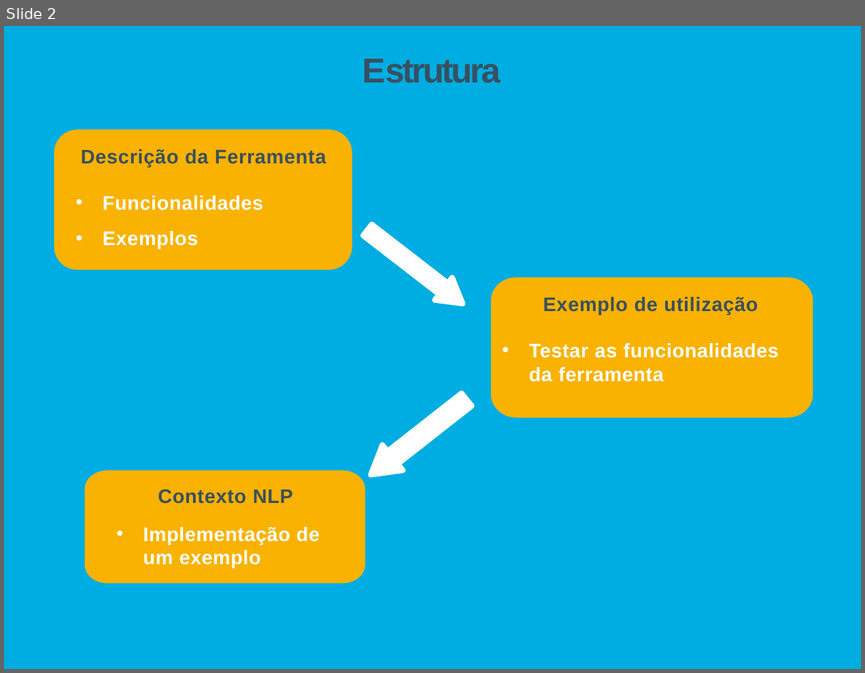
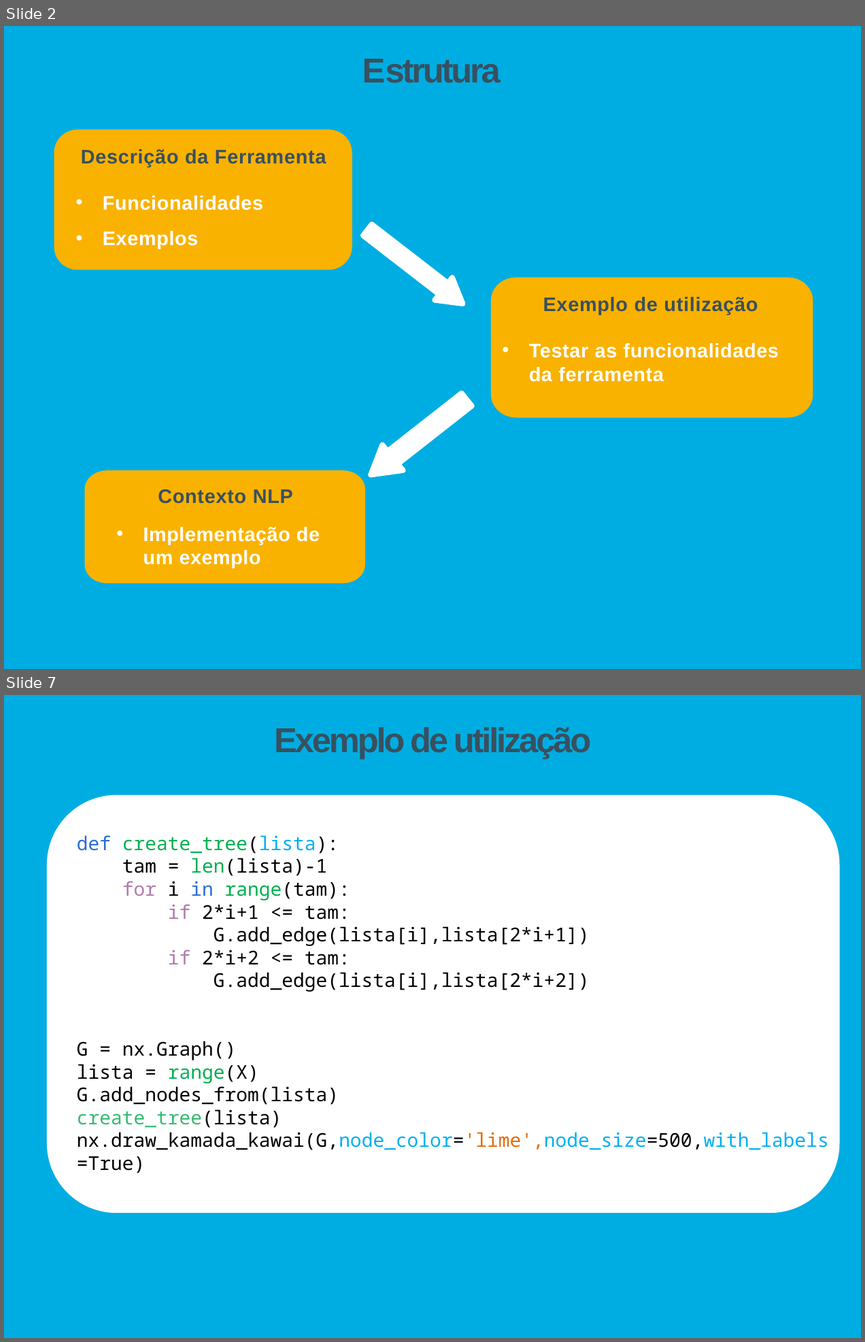
Before and after one commit to Tibblue/PLC, a slide deck: SPLN/tp2/apresSPLN.pptx. Shown one above the other, each under a label of ours: slide 2 before the commit, slides 2 and 7 after it; the slides between them are not shown. The pictures are 865x673 and 865x1342 pixels, drawn with LibreOffice and Linux fonts; fonts in the diff are those of the drawing. Boxes give left, top, right and bottom in pixels: in the first picture for what was removed or moved away, otherwise in the second. Text is boxed around its words. In the diff, an @@ line names an element or a change of style, - is before the commit and + after.

```diff
--- a/SPLN/tp2/apresSPLN.pptx
+++ b/SPLN/tp2/apresSPLN.pptx
@@ slide 7 added at (4,695,861,1338), background #FFFFFF; not listed: 1 template element that a slide beside it also shows @@
@@ title added at (274,727,592,759), 29 pt, text #38505F, bold @@
+Exemplo de utilização
@@ rounded rectangle added at (47,795,839,1212), fill #FFFFFF @@
@@ text added at (77,835,829,1173), 16 pt, text #000000 @@
+def create_tree(lista):
+tam = len(lista)-1
+for i in range(tam):
+if 2*i+1 <= tam:
+G.add_edge(lista[i],lista[2*i+1])
+if 2*i+2 <= tam:
+G.add_edge(lista[i],lista[2*i+2])
+G = nx.Graph()
+lista = range(X)
+G.add_nodes_from(lista)
+create_tree(lista)
+nx.draw_kamada_kawai(G,node_color='lime',node_size=500,with_labels=True)
```
Also in this commit, not shown: 4 slides changed, 5 other slides added, 2 slides removed, 2 other files.
